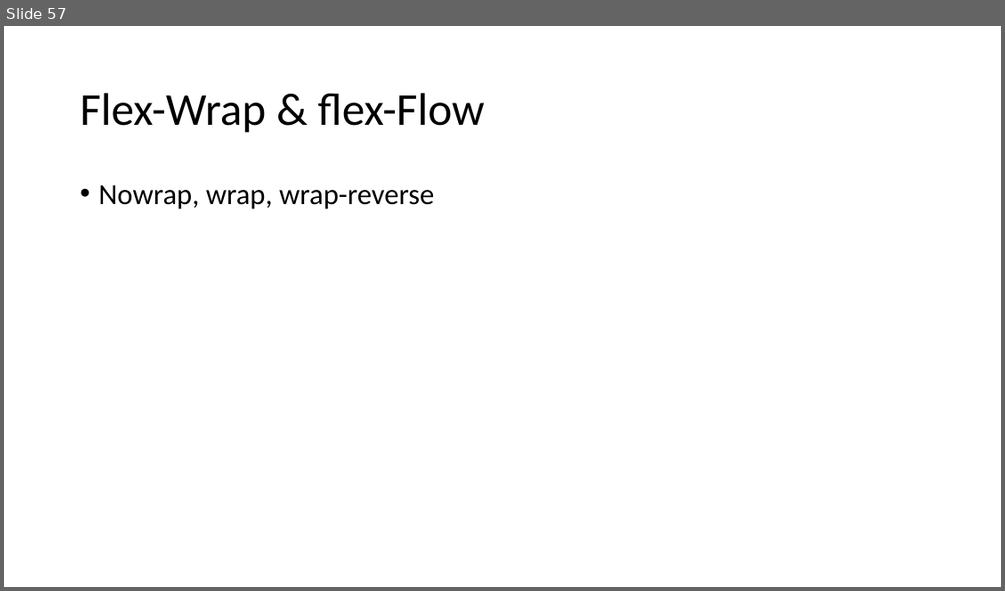
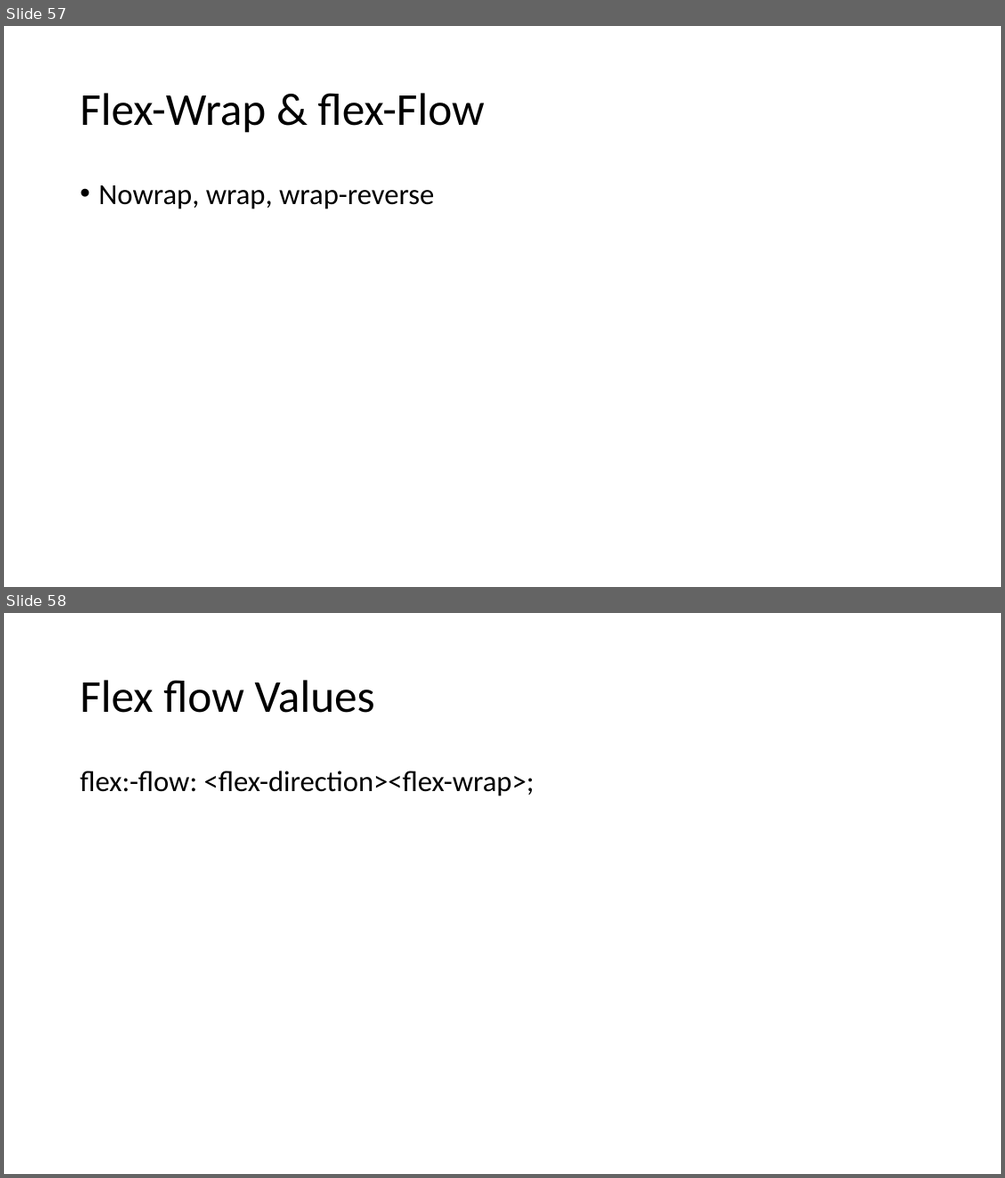
Before and after one commit to PiyushChaturvedii/Batch05, a slide deck: CSS3.pptx. Shown one above the other, each under a label of ours: slide 57 before the commit, slides 57 and 58 after it. The pictures are 1005x591 and 1005x1178 pixels, drawn with LibreOffice and Linux fonts; fonts in the diff are those of the drawing. Boxes give left, top, right and bottom in pixels: in the first picture for what was removed or moved away, otherwise in the second. Text is boxed around its words. In the diff, an @@ line names an element or a change of style, - is before the commit and + after.

```diff
--- a/CSS3.pptx
+++ b/CSS3.pptx
@@ slide 58 added at <box>4,613,1001,1174</box>, background #FFFFFF @@
@@ title added at <box>80,680,375,713</box>, 44 pt, text #000000 @@
+Flex flow Values
@@ text added at <box>80,771,534,796</box>, 28 pt, text #000000 @@
+flex:-flow: <flex-direction><flex-wrap>;
```
Also in this commit, not shown: 6 other slides added, 9 other files.
